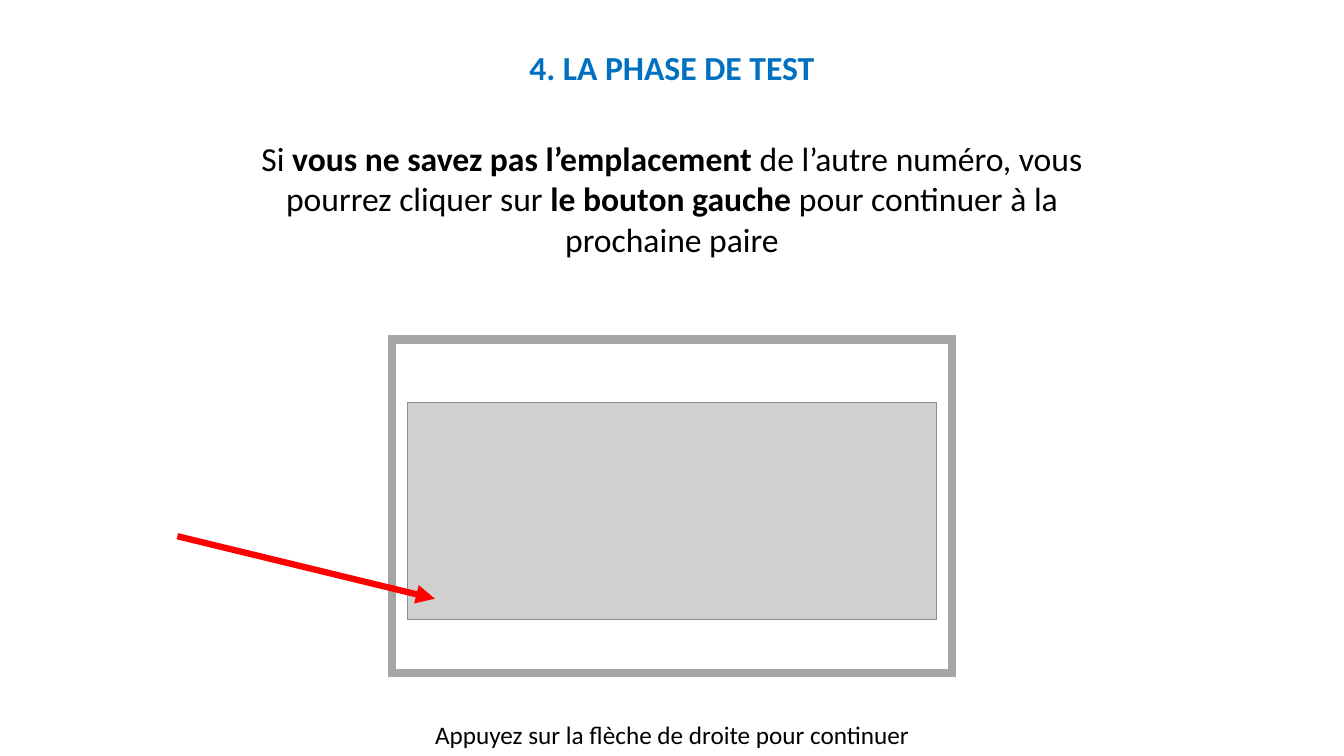
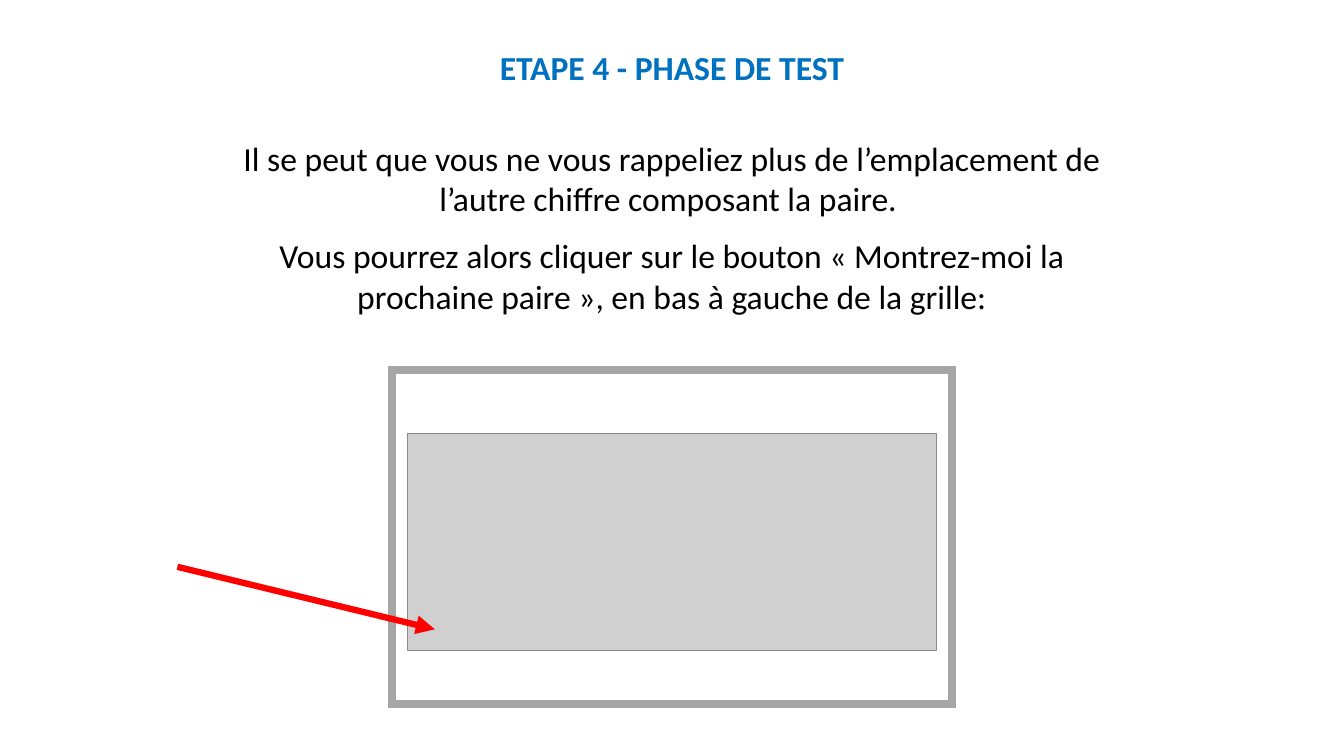
Before and after one commit to MBB-team/Online_Testing, a slide deck: slide 25 of src/Self_Efficacy/Stimuli/Instructions.pptx (slide 37 before the commit). Drawn at 1344x756 pixels with LibreOffice and Linux fonts; fonts in the diff are those of the drawing; grey boxes stand for pictures. Boxes give left, top, right and bottom in pixels: in the first picture for what was removed or moved away, otherwise in the second. Text is boxed around its words. In the diff, an @@ line names an element or a change of style, - is before the commit and + after.

```diff
--- a/src/Self_Efficacy/Stimuli/Instructions.pptx
+++ b/src/Self_Efficacy/Stimuli/Instructions.pptx
@@ text at bbox=[500, 58, 844, 81]: text changed @@
-4. LA PHASE DE TEST
+ETAPE 4 - PHASE DE TEST
@@ text at bbox=[243, 147, 1099, 315]: text changed @@
-Si vous ne savez pas l’emplacement de l’autre numéro, vous pourrez cliquer sur le bouton gauche pour continuer à la prochaine paire
+Il se peut que vous ne vous rappeliez plus de l’emplacement de l’autre chiffre composant la paire.
+Vous pourrez alors cliquer sur le bouton « Montrez-moi la prochaine paire », en bas à gauche de la grille:
@@ 1 picture, 1 rectangle, 1 arrow: place and size @@
-1 picture, 1 rectangle, 1 arrow at bbox=[177, 340, 953, 674]
+1 picture, 1 rectangle, 1 arrow at bbox=[177, 370, 953, 704]
@@ text removed at bbox=[435, 726, 909, 748] @@
-Appuyez sur la flèche de droite pour continuer
```
Also in this commit, not shown: 23 other slides changed, 9 slides added, 21 slides removed, 35 other files.
